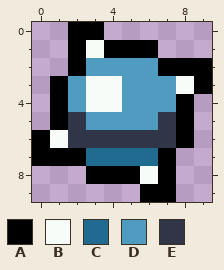
Two versions of one pixel-art sprite, gameAssets/sprites/snowBall_Boss.png. Above: the version before the commit.
The file is 10x10 pixels.
Palette (. is transparent): A #000000  B #f8fcf8  C #206c90  D #509cc0  E #303648
Pixels before, first column x 0:
 0 ..AA......
 1 ..ABAAA...
 2 ..ADDDDAAA
 3 .ADBBDDDBA
 4 .ADBBDDDA.
 5 .AEDDDDEA.
 6 ABEEEEEEA.
 7 AAACCCCA..
 8 ...AAABA..
 9 ......AA..
The same view after the edit:
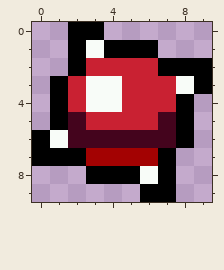
The exact change:
colour C: #206c90 -> #a30202
colour D: #509cc0 -> #c92132
colour E: #303648 -> #44041d
